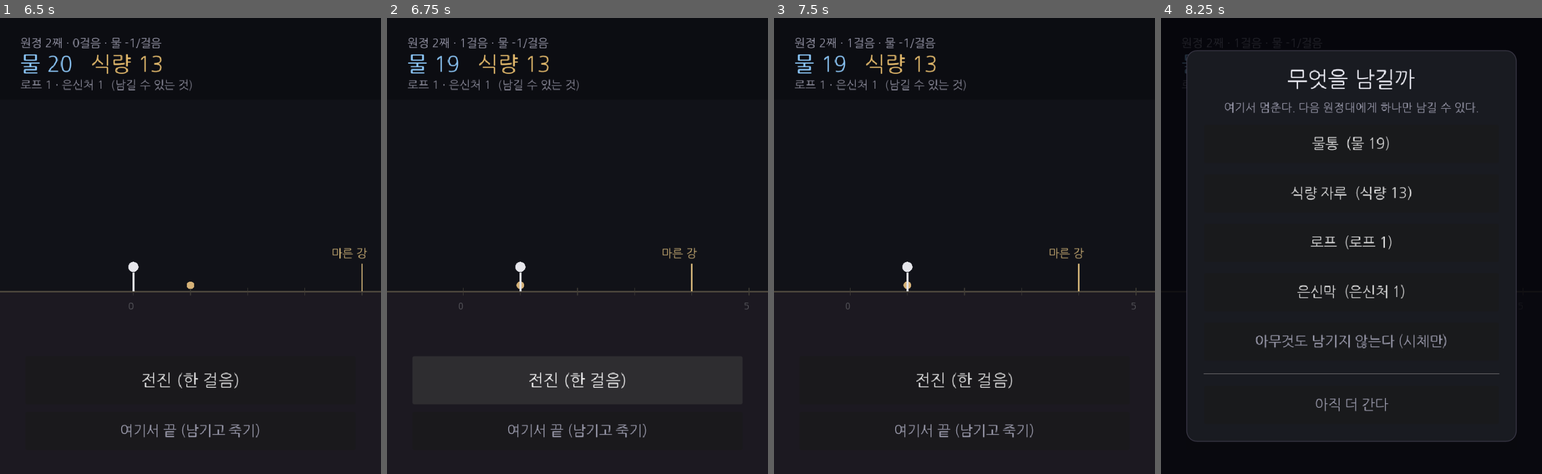
Above: before the commit, frames 1-4 (left to right).
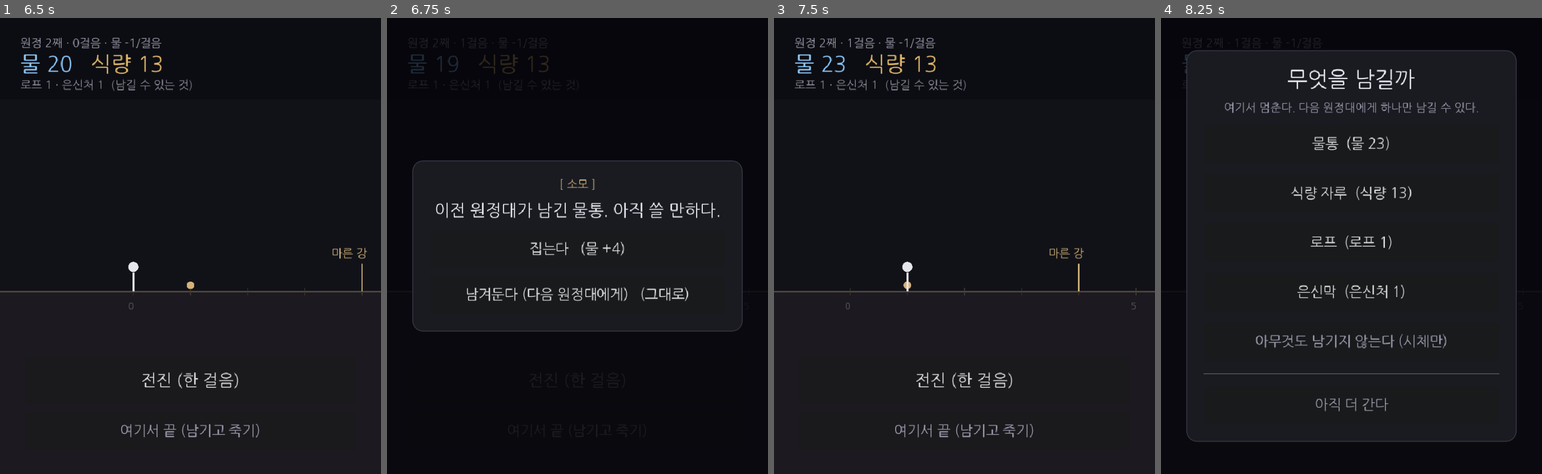
Above: after the commit, the same moments.

Repository: soomin007/Otherside
Game: Godot game, scene res://scenes/main.tscn
The game is run twice, just before and just after one commit, with the same random seed, the same clock (stepped at 60 frames per second) and the same inputs.
Inputs (mouse positions are in pixels of both pictures, inside the frame that each line leads up to):
- Up to frame 1 (6.5 s): click "원정 떠나기" at 0.5 s; click "출발" at 1.25 s; click "전진 (한 걸음)" at 2 s; click "여기서 끝 (남기고 죽기)" at 2.75 s; click "물통 (물 19)" at 3.5 s; click "남기고 떠난다" at 4.25 s; click "지도로 돌아가기" at 5 s; click "출발" at 5.75 s
- Up to frame 2 (6.75 s): click "전진 (한 걸음)" at 6.5 s
- Up to frame 3 (7.5 s): click (964, 250) at 7.25 s, where only the run after the commit has a clickable "집는다 (물 +4)"
- Up to frame 4 (8.25 s): click "여기서 끝 (남기고 죽기)" at 8 s

Frame 1 is identical in both runs. In frame 2, 13% of the frame differs, in the area x 0-100%, y 4-93%; in frame 3, 0.1%; in frame 4, less than 0.1%.

Commit message:
feat(trace): 흔적 줍기 효과 (남김의 짝, 루프 닫기)
- core/TraceData.gd: uses 필드 + PICKUP_USES=3 (줍기형 흔적의 유한 사용 횟수). 직렬화 포함
- core/Situations.gd: pickup_trace(info) 줍기 카드 — 종류별 보충(물4/식3/은1), action=pickup/trace_kind
- core/ExpeditionRun.gd: pickup_traces 생성자 주입 + step 흔적 leg 분기(랜드마크>흔적>일반)
- GameState.gd: pickup_traces_map(자원+uses>0) + use_trace(uses 소진/제거) + begin_run 주입
- ui/Expedition.gd: pickup -> use_trace, 남길 때 줍기형에 uses=3 부여
- 기획서 §4.4(흔적 줍기) + backlog 정리

이전 원정대 유산을 다음 원정대가 몇 대에 걸쳐 나눠 쓴다(uses ~3 소진). self-async 루프 완성.
검증: --import + -s(pickup 카드/보충) + main 부팅, 에러 0.

Co-Authored-By: Claude Opus 4.8 (1M context) <noreply@anthropic.com>
Claude-Session: https://claude.ai/code/session_016EykXXuV1kPR9ZLNY3e4LP

Diff:
--- a/scripts/GameState.gd
+++ b/scripts/GameState.gd
@@ -35,7 +35,7 @@
 ## 씬 전환 없이 현재 원정만 새로 만든다 (직접 진입 안전장치 / 테스트용).
 ## 과거에 로프를 건 차단(bridged_legs)을 주입해, 그 틈을 무료로 건너게 한다(영구 지형 변화).
 func begin_run_in_place() -> void:
-	current_run = ExpeditionRun.new(START_RESOURCES, bridged_legs(), flags)
+	current_run = ExpeditionRun.new(START_RESOURCES, bridged_legs(), flags, pickup_traces_map())
 	expedition_count += 1
 
 ## 다음 원정을 떠난다 (지도 → 횡스크롤). 새 ExpeditionRun 을 만들고 씬을 바꾼다.
@@ -66,6 +66,41 @@
 		if raw is Dictionary and int(raw.get("object_kind", -1)) == TraceData.ObjectKind.ROPE:
 			out.append(int(raw.get("leg", 0)))
 	return out
+
+## 줍을 수 있는 흔적(자원 종류 WATER/FOOD/SHELTER + uses>0)을 leg→{kind,tags} 로. leg 당 첫 흔적.
+## ExpeditionRun 에 주입돼 그 걸음에서 줍기 카드를 띄운다.
+func pickup_traces_map() -> Dictionary:
+	var out: Dictionary = {}
+	for raw in traces:
+		if not (raw is Dictionary):
+			continue
+		var kind: int = int(raw.get("object_kind", -1))
+		if kind != TraceData.ObjectKind.WATER and kind != TraceData.ObjectKind.FOOD and kind != TraceData.ObjectKind.SHELTER:
+			continue
+		if int(raw.get("uses", 0)) <= 0:
+			continue
+		var lg: int = int(raw.get("leg", 0))
+		if out.has(lg):
+			continue
+		var tg: Array = raw.get("tags", [])
+		out[lg] = {"kind": kind, "tags": tg.duplicate()}
+	return out
+
+## 흔적을 한 번 쓴다 — uses 를 1 깎고, 0 이 되면 제거한다(leg+kind 첫 매칭). 줍기 보충 직후 호출.
+func use_trace(leg: int, kind: int) -> void:
+	for i in range(traces.size()):
+		var t: Variant = traces[i]
+		if not (t is Dictionary):
+			continue
+		if int(t.get("leg", -1)) == leg and int(t.get("object_kind", -1)) == kind:
+			var u: int = int(t.get("uses", 0)) - 1
+			if u <= 0:
+				traces.remove_at(i)
+			else:
+				t["uses"] = u
+				traces[i] = t
+			save_game()
+			return
 
 ## 영속 플래그를 켠다(다음 원정의 변형 이벤트용). 선택의 sets_persist 가 여기로 쌓인다(중복 제외).
 func add_persist_flags(new_flags: Array) -> void:
--- a/scripts/core/ExpeditionRun.gd
+++ b/scripts/core/ExpeditionRun.gd
@@ -26,16 +26,17 @@
 var _next_situation_leg: int = 0      ## 다음 일반 상황이 뜰 걸음
 var _bridged: Dictionary = {}  ## 로프가 걸린 차단 leg 집합(leg->true). 차단=영구 지형 변화의 런타임 표현.
 var _flags: Dictionary = {}    ## 켜진 플래그(run ∪ persist). 런 시작 시 영속 플래그 로드, 런 중 sets 로 추가.
+var _traces: Dictionary = {}   ## 줍을 수 있는 과거 흔적 {leg: {kind, tags}} (GameState 주입). 그 걸음에서 줍기 카드.
 
-## bridged = 과거 원정에서 로프를 고정한 차단 leg 목록(GameState 가 ROPE 흔적에서 뽑아 주입).
-## persist_flags = 과거 원정에서 켜진 영속 플래그(GameState 가 들고 주입) — 런 시작 시 _flags 에 로드.
+## bridged = 과거 원정의 로프 고정 차단 leg. persist_flags = 과거 영속 플래그. pickup_traces = 줍을 수 있는 과거 흔적.
 ## core 는 GameState 를 참조하지 않는다(순수성) - 영속 데이터는 생성자로 받는다.
-func _init(starting: Dictionary = {}, bridged: Array = [], persist_flags: Array = []) -> void:
+func _init(starting: Dictionary = {}, bridged: Array = [], persist_flags: Array = [], pickup_traces: Dictionary = {}) -> void:
 	resources = starting.duplicate()
 	for lg in bridged:
 		_bridged[int(lg)] = true
 	for f in persist_flags:
 		_flags[str(f)] = true
+	_traces = pickup_traces.duplicate(true)
 	rng.randomize()
 	_schedule_next()
 
@@ -82,6 +83,9 @@
 		else:
 			# 이벤트 풀에서 하나 — 켜진 플래그(_flags)에 맞는 변형 이벤트 우선.
 			_set_pending(Situations.pick_event(feat, _flags, rng))
+	elif _traces.has(leg):
+		# 과거 흔적이 있는 걸음 — 줍기 카드(랜드마크 다음 우선).
+		_set_pending(Situations.pickup_trace(_traces[leg]))
 	elif leg >= _next_situation_leg:
 		# 일반 상황도 플래그 조건(requires)을 받는다 — 같은 런 연쇄.
 		_set_pending(Situations.pick(rng, _last_situation_id, _flags))
--- a/scripts/core/Situations.gd
+++ b/scripts/core/Situations.gd
@@ -312,6 +312,37 @@
 		],
 	}
 
+## 과거 흔적을 마주친 줍기 카드 — 자원 종류별 보충. 집으면 GameState 가 uses 를 1 깎는다(action="pickup").
+## 남겨두면 다음 원정대 몫으로 남는다(uses 유지). 흔적은 유한해서 몇 원정에 걸쳐 나눠 쓰다 소진된다.
+static func pickup_trace(info: Dictionary) -> Dictionary:
+	var kind: int = int(info.get("kind", TraceData.ObjectKind.WATER))
+	var tags: Array = info.get("tags", [])
+	var res_key: String = "water"
+	var amount: int = 4
+	var obj_name: String = "물통"
+	match kind:
+		TraceData.ObjectKind.FOOD:
+			res_key = "food"
+			amount = 3
+			obj_name = "식량 자루"
+		TraceData.ObjectKind.SHELTER:
+			res_key = "shelter"
+			amount = 1
+			obj_name = "은신막"
+	var tag_str: String = ""
+	if not tags.is_empty():
+		tag_str = "  곁의 표식: [ %s ]" % " · ".join(PackedStringArray(tags))
+	return {
+		"id": "pickup",
+		"kind": "pickup",
+		"threat": Threats.Kind.CONSUMPTION,
+		"text": "이전 원정대가 남긴 %s. 아직 쓸 만하다.%s" % [obj_name, tag_str],
+		"choices": [
+			{"label": "집는다", "effect": {res_key: amount}, "action": "pickup", "trace_kind": kind},
+			{"label": "남겨둔다 (다음 원정대에게)", "effect": {}},
+		],
+	}
+
 ## 선택지가 지금 가능한지 (needs 충족 여부).
 static func can_choose(choice: Dictionary, resources: Dictionary) -> bool:
 	var needs: Dictionary = choice.get("needs", {})
--- a/scripts/core/TraceData.gd
+++ b/scripts/core/TraceData.gd
@@ -17,14 +17,18 @@
 	MARK,     ## 빈 표식 — 물건 없이 태그만
 }
 
+const PICKUP_USES: int = 3   ## 줍기형 흔적의 기본 사용 횟수 (다음 원정들이 나눠 쓰다 소진)
+
 var object_kind: int = ObjectKind.MARK
 var leg: int = 0              ## 몇 구간째에 남겼나 (횡스크롤 전진 거리)
 var position: float = 0.0    ## 구간 내 위치 (0.0~1.0, 추후 정의)
 var tags: Array[String] = [] ## WordPool 에서 고른 태그들 (한두 개)
+var uses: int = 0            ## 줍기 가능 횟수 (자원 흔적만, 0=줍기 대상 아님). 집을 때마다 1씩 소진.
 
-func _init(p_kind: int = ObjectKind.MARK, p_leg: int = 0, p_tags: Array[String] = []) -> void:
+func _init(p_kind: int = ObjectKind.MARK, p_leg: int = 0, p_tags: Array[String] = [], p_uses: int = 0) -> void:
 	object_kind = p_kind
 	leg = p_leg
+	uses = p_uses
 	tags.clear()
 	for w in p_tags:
 		tags.append(str(w))
@@ -35,6 +39,7 @@
 		"leg": leg,
 		"position": position,
 		"tags": tags.duplicate(),
+		"uses": uses,
 	}
 
 ## Dictionary(또는 JSON 파싱 결과)에서 흔적을 복원한다.
@@ -43,6 +48,7 @@
 	t.object_kind = int(d.get("object_kind", ObjectKind.MARK))
 	t.leg = int(d.get("leg", 0))
 	t.position = float(d.get("position", 0.0))
+	t.uses = int(d.get("uses", 0))
 	# Dictionary 에서 꺼낸 Array 는 untyped — Array[String] 에 직접 대입 금지 (전역 규칙 #4).
 	t.tags.clear()
 	for w in d.get("tags", []):
--- a/scripts/ui/Expedition.gd
+++ b/scripts/ui/Expedition.gd
@@ -252,7 +252,7 @@
 		if Situations.can_choose(choice, _run.resources):
 			var sets: Array = choice.get("sets", [])
 			var sets_p: Array = choice.get("sets_persist", [])
-			btn.pressed.connect(_on_choice.bind(effect, str(choice.get("action", "")), sets, sets_p))
+			btn.pressed.connect(_on_choice.bind(effect, str(choice.get("action", "")), sets, sets_p, int(choice.get("trace_kind", -1))))
 		else:
 			btn.disabled = true
 			btn.text = "%s   (자원 부족)" % str(choice.get("label", ""))
@@ -262,12 +262,15 @@
 	_end_btn.disabled = true
 	_sit_panel.visible = true
 
-func _on_choice(effect: Dictionary, action: String = "", sets: Array = [], sets_persist: Array = []) -> void:
+func _on_choice(effect: Dictionary, action: String = "", sets: Array = [], sets_persist: Array = [], trace_kind: int = -1) -> void:
 	var here: int = _run.leg
 	_run.apply_choice(effect)
 	# 차단에 로프 고정 = 영구 지형 흔적(ROPE). 다음 원정부터 이 틈을 무료로 건넌다(가장 뿌듯한 흔적).
 	if action == "bridge":
 		_bridge_here(here)
+	# 과거 흔적 줍기 — 자원 보충 후 그 흔적의 uses 를 깎는다(소진되면 사라짐).
+	if action == "pickup" and trace_kind >= 0:
+		GameState.use_trace(here, trace_kind)
 	# 선택 반영 — 플래그를 켠다. sets(같은 런 즉시) + sets_persist(다음 원정에도, GameState 영속).
 	for f in sets:
 		_run.set_flag(str(f))
@@ -399,9 +402,14 @@
 			_picked_tags.remove_at(0)
 	_bequeath_step_tags()
 
+## 줍기형(자원) 흔적인가 — 물통/식량/은신막만 다음 원정대가 집어 쓸 수 있다(uses 부여).
+func _is_pickup_kind(kind: int) -> bool:
+	return kind == TraceData.ObjectKind.WATER or kind == TraceData.ObjectKind.FOOD or kind == TraceData.ObjectKind.SHELTER
+
 ## 결정 확정 — 흔적을 남기고(죽음으로 자원은 사라진다) 죽음 화면으로.
 func _commit_bequeath() -> void:
-	var trace := TraceData.new(_picked_kind, _run.leg, _picked_tags)
+	var uses: int = TraceData.PICKUP_USES if _is_pickup_kind(_picked_kind) else 0
+	var trace := TraceData.new(_picked_kind, _run.leg, _picked_tags, uses)
 	GameState.leave_trace(trace)
 	GameState.record_death(_run.leg)
 	GameState.save_game()
Not shown, changed: docs/design/SYOTOS_기획서_v0.1.md
Not shown, changed: docs/design/backlog.md
Not shown, changed: session_logs/2026-06-30.md
